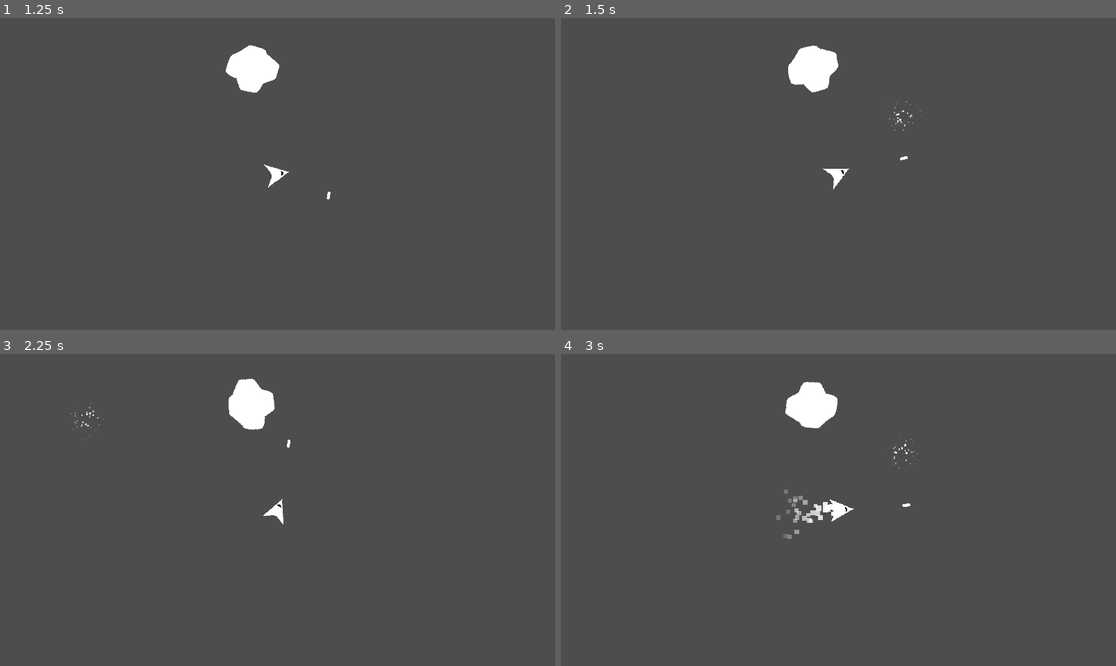
Above: before the commit, frames 1-4 (two rows, left to right).
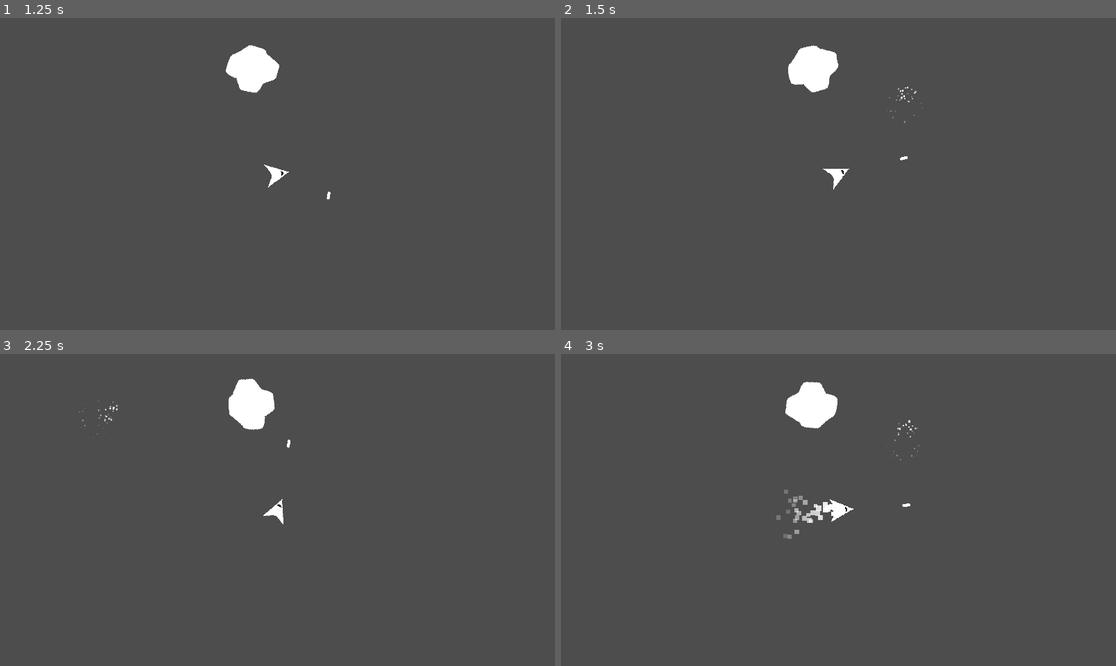
Above: after the commit, the same moments.

Repository: JustinRyanH/1bit_space
Game: Godot game, scene res://scenes/demo.tscn
Same seed, same stepped clock (60 frames per second), same inputs: the game is played once before the commit and once after it.
Inputs:
- Up to frame 1 (1.25 s): hold D (Rotate Right) from 0.53 s (still down); tap Space (Fire) at 0.6 s
- Up to frame 2 (1.5 s): release D (Rotate Right) at 1.28 s; hold A (Rotate Left) from 1.28 s (still down); tap Space (Fire) at 1.35 s
- Up to frame 3 (2.25 s): release A (Rotate Left) at 2.03 s; hold D (Rotate Right) from 2.03 s (still down); tap Space (Fire) at 2.1 s
- Up to frame 4 (3 s): release D (Rotate Right) at 2.78 s; hold W (Accelerate) from 2.78 s (still down); tap Space (Fire) at 2.85 s

Frame 1 is identical in both runs. In frame 2, less than 0.1% of the frame differs, in the area x 58-66%, y 22-37%; in frame 3, less than 0.1%, in the area x 12-22%, y 14-28%; in frame 4, less than 0.1%.

Commit message:
ref: Rename component

Diff:
--- a/actors/projectile.gd
+++ b/actors/projectile.gd
@@ -2,13 +2,19 @@
 
 @export var projectile_stats: ProjectileStates
 
-@onready var actor_move_component := $ActorMoveComponent as ActorMoveComponent
+@onready var actor_move_component := $ActorVelocityComponent as ActorVelocityComponent
 @onready var destroy_component: = $DestroyComponent as DestoryComponent
 @onready var hitbox_component: = $HitboxComponent as HitboxComponent
 
+
 func _ready() -> void:
-	actor_move_component.speed = projectile_stats.speed
 	hitbox_component.damage = projectile_stats.damage
+
+func _process(delta: float) -> void:
+	var speed: float = projectile_stats.speed
+	var velocity = Vector2.UP.rotated(rotation) * delta * speed
+	actor_move_component.velocity = velocity
+
 
 func _on_hurtbox_component_hurt(hitbox: HitboxComponent) -> void:
 	destroy_component.destroy()
--- a/components/actor_move_component.gd
+++ /dev/null
@@ -1,9 +0,0 @@
-class_name ActorMoveComponent
-extends Node
-
-@export var actor: Node2D
-@export var speed: float = 300
-
-func _process(delta: float) -> void:
-	var velocity = Vector2.UP.rotated(actor.rotation) * delta * speed
-	actor.translate(velocity)
--- /dev/null
+++ b/components/actor_velocity_component.gd
@@ -0,0 +1,8 @@
+class_name ActorVelocityComponent
+extends Node
+
+@export var actor: Node2D
+@export var velocity: Vector2 = Vector2.ZERO
+
+func _process(delta: float) -> void:
+	actor.translate(velocity)
--- a/components/destroy_component.gd
+++ b/components/destroy_component.gd
@@ -3,7 +3,7 @@
 
 @export var actor: Node2D
 @export var destroy_particles: GPUParticles2D
-@export var move_component: ActorMoveComponent
+@export var move_component: ActorVelocityComponent
 @export var nodes_to_hide: Array
 
 var destroyed = false
@@ -17,7 +17,7 @@
 			var node := get_node(node_path) as Node2D
 			if node:
 				node.visible = false
-	move_component.speed = 0
+	move_component.velocity = Vector2.ZERO
 
 	destroy_particles.finished.connect(actor.queue_free)
 	destroy_particles.emitting = true
--- a/scenes/projectile.tscn
+++ b/scenes/projectile.tscn
@@ -4,10 +4,10 @@
 [ext_resource type="Texture2D" uid="uid://c078hhpp60me4" path="res://assets/bullet.png" id="2_j0vs4"]
 [ext_resource type="Resource" uid="uid://bknvwgw8c0u7h" path="res://resources/basic_projectile.tres" id="2_v7qmo"]
 [ext_resource type="Script" path="res://components/hurtbox_component.gd" id="4_1b7nr"]
-[ext_resource type="Script" path="res://components/actor_move_component.gd" id="4_lv8jc"]
 [ext_resource type="Script" path="res://components/hitbox_component.gd" id="5_23v4k"]
 [ext_resource type="Script" path="res://scenes/ProjectileArea.gd" id="5_in8ga"]
 [ext_resource type="Script" path="res://components/lifetime_component.gd" id="6_b343d"]
+[ext_resource type="Script" path="res://components/actor_velocity_component.gd" id="7_kc40s"]
 [ext_resource type="Script" path="res://components/destroy_component.gd" id="7_xvgd5"]
 
 [sub_resource type="Curve" id="Curve_fvayh"]
@@ -89,8 +89,8 @@
 one_shot = true
 autostart = true
 
-[node name="ActorMoveComponent" type="Node" parent="." node_paths=PackedStringArray("actor")]
-script = ExtResource("4_lv8jc")
+[node name="ActorVelocityComponent" type="Node" parent="." node_paths=PackedStringArray("actor")]
+script = ExtResource("7_kc40s")
 actor = NodePath("..")
 
 [node name="LifetimeComponent" type="Node" parent="." node_paths=PackedStringArray("timer", "destroy_component")]
@@ -102,7 +102,7 @@
 script = ExtResource("7_xvgd5")
 actor = NodePath("..")
 destroy_particles = NodePath("../DestroyParticles")
-move_component = NodePath("../ActorMoveComponent")
+move_component = NodePath("../ActorVelocityComponent")
 nodes_to_hide = [NodePath("../Sprite2D")]
 
 [connection signal="hurt" from="HurtboxComponent" to="." method="_on_hurtbox_component_hurt"]
